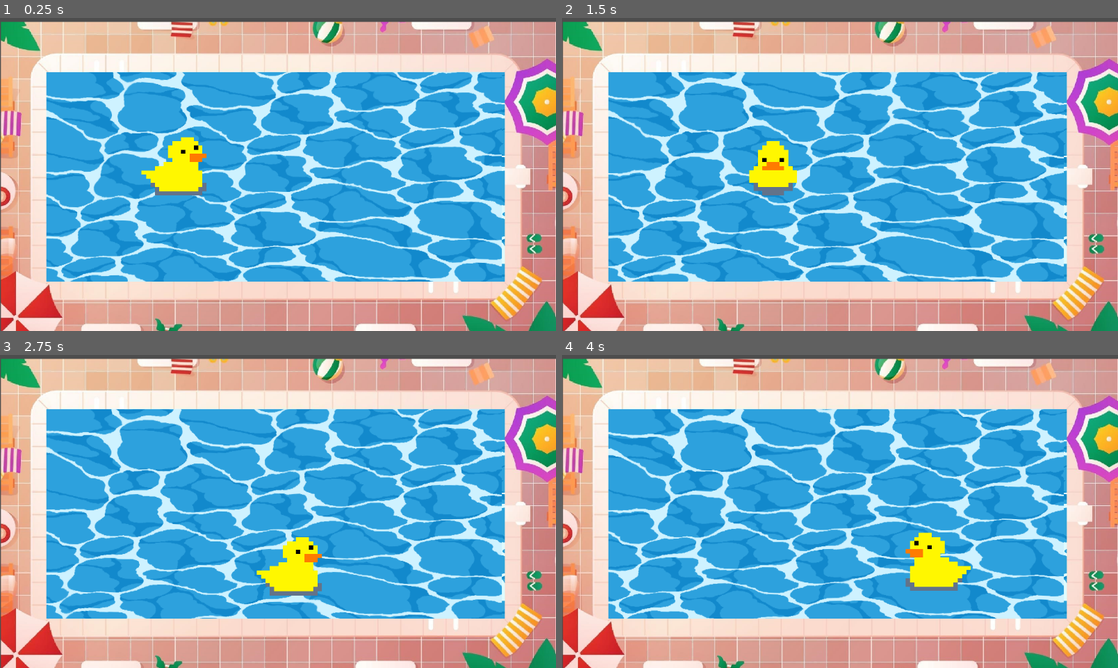
Above: before the commit, frames 1-4 (two rows, left to right).
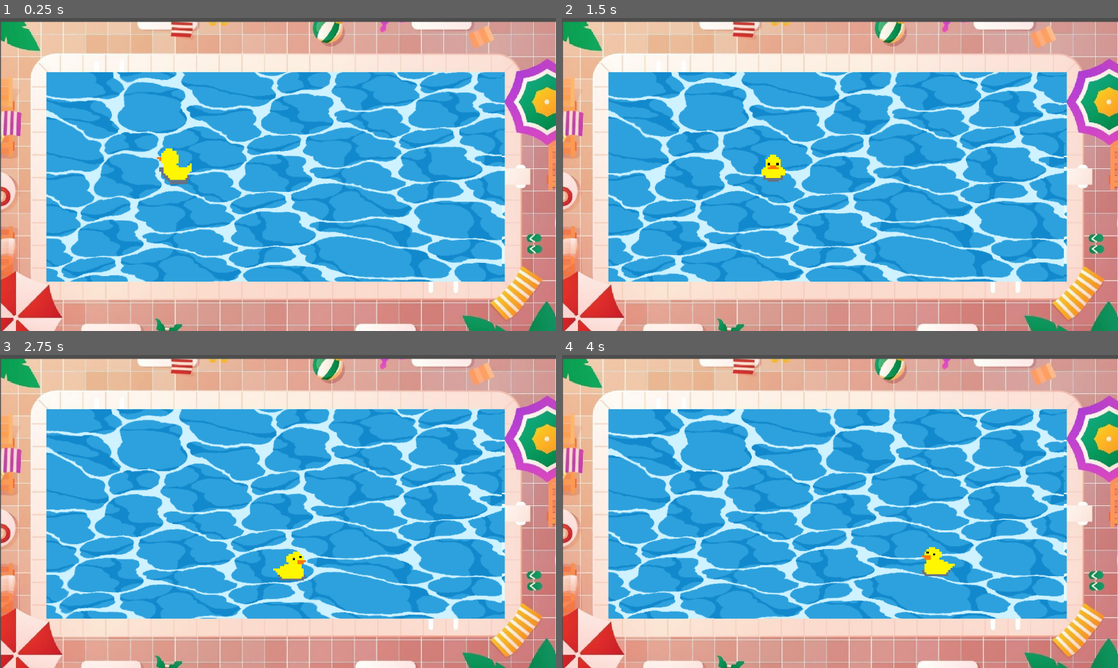
Above: after the commit, the same moments.

Repository: Woktopus/bubble
Game: Godot game, scene res://scenes/main/main.tscn
Two runs of this game, one before a commit and one after it. Both use one fixed random seed, a clock stepped at 60 frames per second and the inputs below.
Inputs:
- Up to frame 1 (0.25 s): no input
- Up to frame 2 (1.5 s): hold D (player1_right) 0.53-1.28 s; hold S (player1_down) from 1.28 s (still down)
- Up to frame 3 (2.75 s): release S (player1_down) at 2.03 s; hold D (player1_right) from 2.03 s (still down)
- Up to frame 4 (4 s): release D (player1_right) at 2.78 s; hold Z (player1_up) 2.78-3.53 s; hold Q (player1_left) from 3.53 s (still down)

The runs differ from the first frame. In frame 1, 1.2% of the frame differs, in the area x 25-38%, y 38-57%; in frame 2, 0.9%; in frame 3, 1.2%; in frame 4, 1.2%.

Commit message:
init add bubble animation and edit boat mvt

Diff:
--- /dev/null
+++ b/assets/bubbles/bubble_bullet/bubble_bullet.tres
@@ -0,0 +1,61 @@
+[gd_resource type="SpriteFrames" load_steps=8 format=3 uid="uid://34fnjsme22us"]
+
+[ext_resource type="Texture2D" uid="uid://bivdnkradomc6" path="res://assets/bubbles/bubbles.png" id="1_66g2o"]
+
+[sub_resource type="AtlasTexture" id="AtlasTexture_xgkws"]
+atlas = ExtResource("1_66g2o")
+region = Rect2(4, 92, 16, 23)
+
+[sub_resource type="AtlasTexture" id="AtlasTexture_o5wa2"]
+atlas = ExtResource("1_66g2o")
+region = Rect2(4, 115, 16, 23)
+
+[sub_resource type="AtlasTexture" id="AtlasTexture_sr8is"]
+atlas = ExtResource("1_66g2o")
+region = Rect2(4, 138, 16, 23)
+
+[sub_resource type="AtlasTexture" id="AtlasTexture_0luhu"]
+atlas = ExtResource("1_66g2o")
+region = Rect2(4, 0, 16, 23)
+
+[sub_resource type="AtlasTexture" id="AtlasTexture_ge2g7"]
+atlas = ExtResource("1_66g2o")
+region = Rect2(4, 23, 16, 23)
+
+[sub_resource type="AtlasTexture" id="AtlasTexture_6n4ov"]
+atlas = ExtResource("1_66g2o")
+region = Rect2(4, 46, 16, 23)
+
+[resource]
+animations = [{
+"frames": [{
+"duration": 1.0,
+"texture": SubResource("AtlasTexture_xgkws")
+}, {
+"duration": 1.0,
+"texture": SubResource("AtlasTexture_o5wa2")
+}, {
+"duration": 1.0,
+"texture": SubResource("AtlasTexture_sr8is")
+}],
+"loop": false,
+"name": &"explose",
+"speed": 5.0
+}, {
+"frames": [{
+"duration": 1.0,
+"texture": SubResource("AtlasTexture_0luhu")
+}, {
+"duration": 1.0,
+"texture": SubResource("AtlasTexture_ge2g7")
+}, {
+"duration": 1.0,
+"texture": SubResource("AtlasTexture_6n4ov")
+}, {
+"duration": 1.0,
+"texture": SubResource("AtlasTexture_ge2g7")
+}],
+"loop": true,
+"name": &"iddle",
+"speed": 7.0
+}]
--- a/scenes/boat/boat.gd
+++ b/scenes/boat/boat.gd
@@ -6,6 +6,7 @@
 
 var friction : float = BASE_ACCELERATION / BASE_SPEED
 var input : Vector2
+
 
 
 func get_input():
@@ -30,48 +31,55 @@
 func set_direction_animation()->void:
 	var direction = get_input()
 	var angle = rad_to_deg(direction.angle())
-	print(angle)
+
 	if angle >= -22.5 and angle < 22.5 :
 		# right
-		$sprite_animation.flip_h = false
-		$sprite_animation.flip_v = false
-		$sprite_animation.play("right")
+		if (direction.y != 0.0 || direction.x != 0.0):
+			$sprite_animation.flip_h = false
+			$sprite_animation.flip_v = false
+			$sprite_animation.play("right")
 
 	elif  angle >= 22.5 and angle < 67.5 :
 		# right down
-		$sprite_animation.flip_h = false
-		$sprite_animation.flip_v = false
-		$sprite_animation.play("right_down")
+		if (direction.y != 0.0 || direction.x != 0.0):
+			$sprite_animation.flip_h = false
+			$sprite_animation.flip_v = false
+			$sprite_animation.play("right_down")
 
 	elif  angle >= 67.5 and angle < 112.5 :
 		# down
-		$sprite_animation.flip_h = false
-		$sprite_animation.flip_v = false
-		$sprite_animation.play("down")
+		if (direction.y != 0.0 || direction.x != 0.0):
+			$sprite_animation.flip_h = false
+			$sprite_animation.flip_v = false
+			$sprite_animation.play("down")
 
 	elif  angle >= 135 and angle < 157.5 :
 		#right down
-		$sprite_animation.flip_h = true
-		$sprite_animation.flip_v = false
-		$sprite_animation.play("right_down")
+		if (direction.y != 0.0 || direction.x != 0.0):
+			$sprite_animation.flip_h = true
+			$sprite_animation.flip_v = false
+			$sprite_animation.play("right_down")
 
 	elif  angle <= -22.5 and angle > -67.5 :
-		$sprite_animation.flip_h = true
-		$sprite_animation.flip_v = false
-		$sprite_animation.play("left_up") #right up
-		pass
+		if (direction.y != 0.0 || direction.x != 0.0):
+			$sprite_animation.flip_h = true
+			$sprite_animation.flip_v = false
+			$sprite_animation.play("left_up") #right up
+
 	elif  angle <=-67.5 and angle > -135 :
-		$sprite_animation.flip_h = false
-		$sprite_animation.flip_v = false
-		$sprite_animation.play("up") #up
-		pass
+		if (direction.y != 0.0 || direction.x != 0.0):
+			$sprite_animation.flip_h = false
+			$sprite_animation.flip_v = false
+			$sprite_animation.play("up") #up
+
 	elif  angle <= -135 and angle > -157.5 :
-		$sprite_animation.flip_h = false
-		$sprite_animation.flip_v = false
-		$sprite_animation.play("left_up") #left up
-		pass
+		if (direction.y != 0.0 || direction.x != 0.0):
+			$sprite_animation.flip_h = false
+			$sprite_animation.flip_v = false
+			$sprite_animation.play("left_up") #left up
+
 	elif  angle <= -157.5 or angle > 157.5 :
-		$sprite_animation.flip_h = true
-		$sprite_animation.flip_v = false
-		$sprite_animation.play("right") #left
-		pass
+		if (direction.y != 0.0 || direction.x != 0.0):
+			$sprite_animation.flip_h = true
+			$sprite_animation.flip_v = false
+			$sprite_animation.play("right") #left
--- /dev/null
+++ b/scenes/bubble/bubble_bullet.gd
@@ -0,0 +1,11 @@
+extends Area2D
+
+
+# Called when the node enters the scene tree for the first time.
+func _ready() -> void:
+	pass # Replace with function body.
+
+
+# Called every frame. 'delta' is the elapsed time since the previous frame.
+func _process(delta: float) -> void:
+	pass
--- /dev/null
+++ b/scenes/bubble/bubble_bullet.tscn
@@ -0,0 +1,22 @@
+[gd_scene load_steps=4 format=3 uid="uid://bla7vlyik6was"]
+
+[ext_resource type="Script" path="res://scenes/bubble/bubble_bullet.gd" id="1_vhs3v"]
+[ext_resource type="SpriteFrames" uid="uid://34fnjsme22us" path="res://assets/bubbles/bubble_bullet/bubble_bullet.tres" id="1_w1eyh"]
+
+[sub_resource type="CircleShape2D" id="CircleShape2D_cthqo"]
+radius = 20.8806
+
+[node name="BubbleBullet" type="Area2D"]
+script = ExtResource("1_vhs3v")
+
+[node name="AnimatedSprite2D" type="AnimatedSprite2D" parent="."]
+scale = Vector2(3, 3)
+sprite_frames = ExtResource("1_w1eyh")
+animation = &"iddle"
+autoplay = "iddle"
+frame = 3
+frame_progress = 0.413464
+
+[node name="CollisionShape2D" type="CollisionShape2D" parent="."]
+visible = false
+shape = SubResource("CircleShape2D_cthqo")
--- a/scenes/main/main.tscn
+++ b/scenes/main/main.tscn
@@ -71,3 +71,4 @@
 
 [node name="Boat" parent="." instance=ExtResource("4_irmve")]
 position = Vector2(361, 307)
+scale = Vector2(0.5, 0.5)
Renamed: assets/bubbles.png -> assets/bubbles/bubbles.png
Not shown, changed: assets/bubbles/bubbles.png.import
